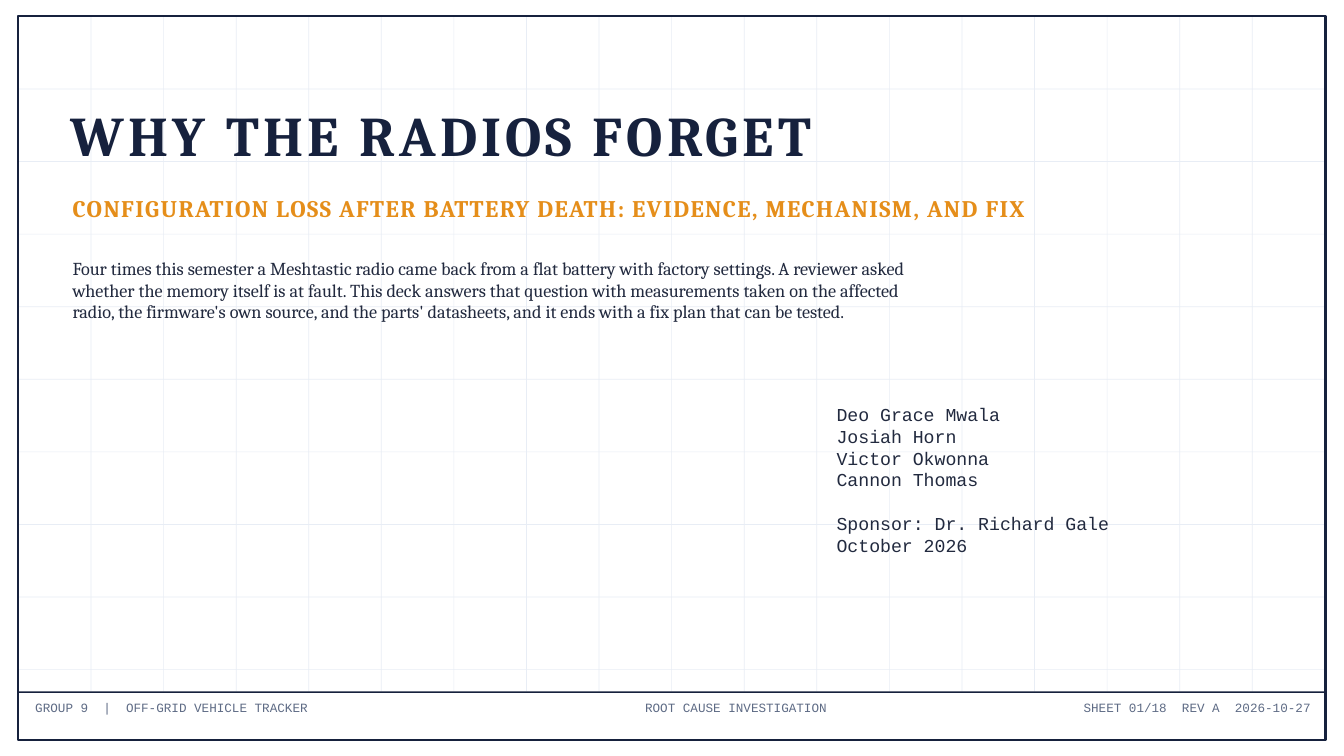
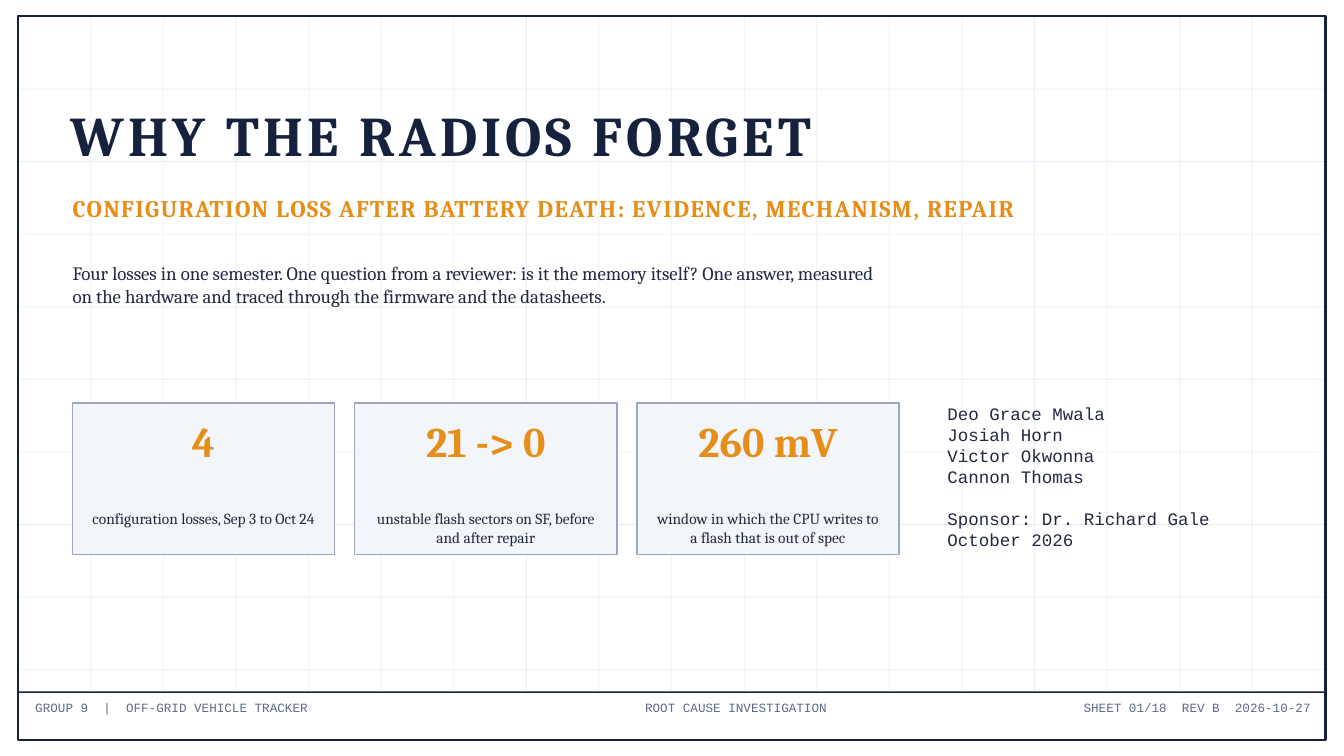
Before and after one commit to deosgracius/offgrid-vehicle-tracker, a slide deck: slide 1 of docs/presentations/Group9_ConfigLoss_RootCause.pptx. Drawn at 1344x756 pixels with LibreOffice and Linux fonts; fonts in the diff are those of the drawing. Boxes give left, top, right and bottom in pixels: in the first picture for what was removed or moved away, otherwise in the second. Text is boxed around its words. In the diff, an @@ line names an element or a change of style, - is before the commit and + after.

```diff
--- a/docs/presentations/Group9_ConfigLoss_RootCause.pptx
+++ b/docs/presentations/Group9_ConfigLoss_RootCause.pptx
@@ text at (73, 201, 1014, 220): text changed @@
-CONFIGURATION LOSS AFTER BATTERY DEATH: EVIDENCE, MECHANISM, AND FIX
+CONFIGURATION LOSS AFTER BATTERY DEATH: EVIDENCE, MECHANISM, REPAIR
@@ text at (73, 266, 873, 307): text changed; size 13 to 13.5 pt @@
-Four times this semester a Meshtastic radio came back from a flat battery with factory settings. A reviewer asked whether the memory itself is at fault. This deck answers that question with measurements taken on the affected radio, the firmware's own source, and the parts' datasheets, and it ends with a fix plan that can be tested.
+Four losses in one semester. One question from a reviewer: is it the memory itself? One answer, measured on the hardware and traced through the firmware and the datasheets.
@@ rectangle added at (73, 403, 335, 555), fill #F2F5FA, outline #9AA7BE 1 pt @@
@@ rectangle added at (355, 403, 617, 555), fill #F2F5FA, outline #9AA7BE 1 pt @@
@@ rectangle added at (637, 403, 899, 555), fill #F2F5FA, outline #9AA7BE 1 pt @@
@@ text "Deo Grace Mwala Josiah Horn ...": place and size @@
-text "Deo Grace Mwala Josiah Horn ..." at (837, 408, 1109, 552)
+text "Deo Grace Mwala Josiah Horn ..." at (947, 408, 1210, 546)
@@ text "Deo Grace Mwala Josiah Horn ..." at (947, 408, 1210, 546): size 13 to 12.5 pt @@
@@ text added at (192, 428, 215, 457), 30 pt, text #E58E1A, bold @@
+4
@@ text added at (426, 428, 545, 458), 30 pt, text #E58E1A, bold @@
+21 -> 0
@@ text added at (698, 428, 838, 458), 30 pt, text #E58E1A, bold @@
+260 mV
@@ text added at (92, 513, 314, 528), 11 pt, text #222A3F @@
+configuration losses, Sep 3 to Oct 24
@@ text added at (377, 513, 595, 547), 11 pt, text #222A3F @@
+unstable flash sectors on SF, before and after repair
@@ text added at (657, 513, 878, 547), 11 pt, text #222A3F @@
+window in which the CPU writes to a flash that is out of spec
@@ text at (1084, 703, 1311, 712): text changed @@
-SHEET 01/18 REV A 2026-10-27
+SHEET 01/18 REV B 2026-10-27
```
Also in this commit, not shown: 16 other slides changed, 1 slide added, 1 slide removed, 4 other files.
